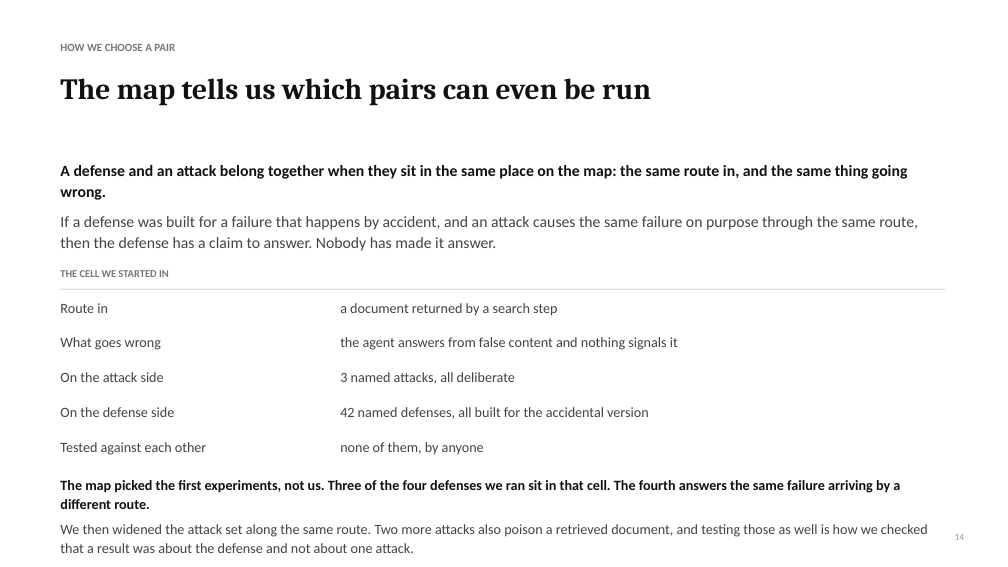
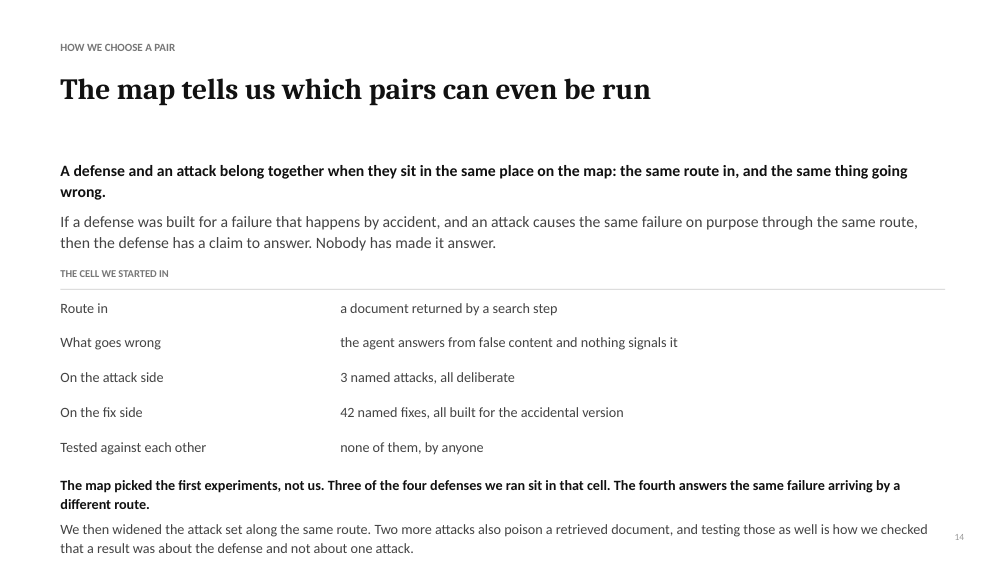
Before and after one commit to Nyamtulla/context_poison, a slide deck: slide 14 of advisor_meeting.pptx. Drawn at 1008x567 pixels with LibreOffice and Linux fonts; fonts in the diff are those of the drawing. Boxes give left, top, right and bottom in pixels: in the first picture for what was removed or moved away, otherwise in the second. Text is boxed around its words. In the diff, an @@ line names an element or a change of style, - is before the commit and + after.

```diff
--- a/advisor_meeting.pptx
+++ b/advisor_meeting.pptx
@@ text at (60,407,143,417): text changed @@
-On the defense side
+On the fix side
@@ text at (340,407,624,419): text changed @@
-42 named defenses, all built for the accidental version
+42 named fixes, all built for the accidental version
```
Also in this commit, not shown: 1 other slide changed, 8 other files.
